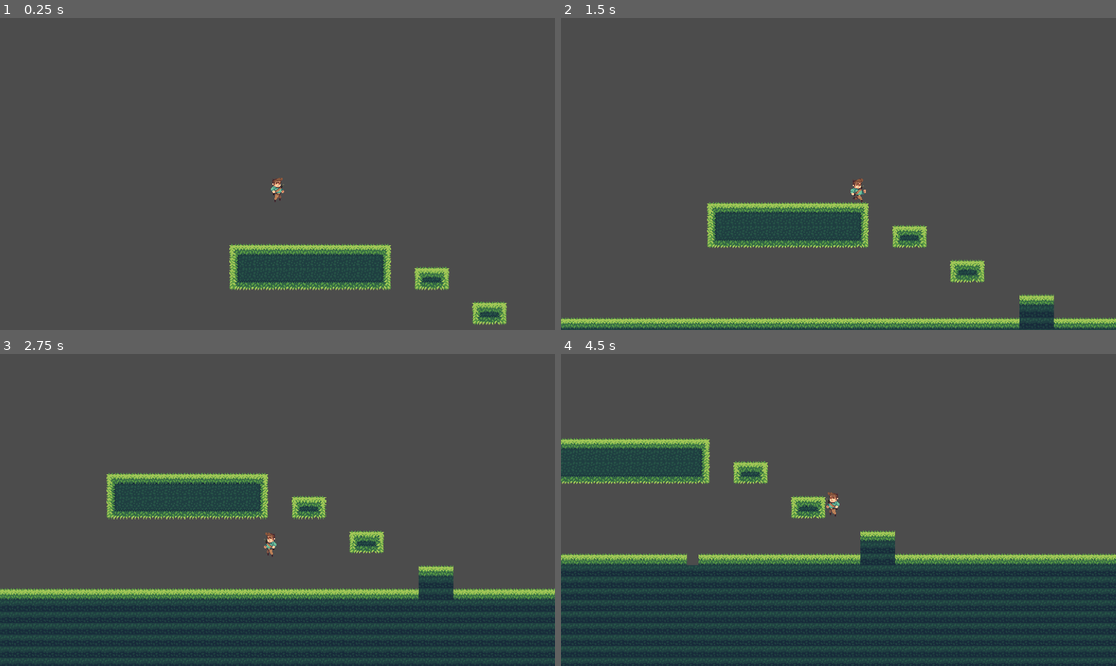
Above: before the commit, frames 1-4 (two rows, left to right).
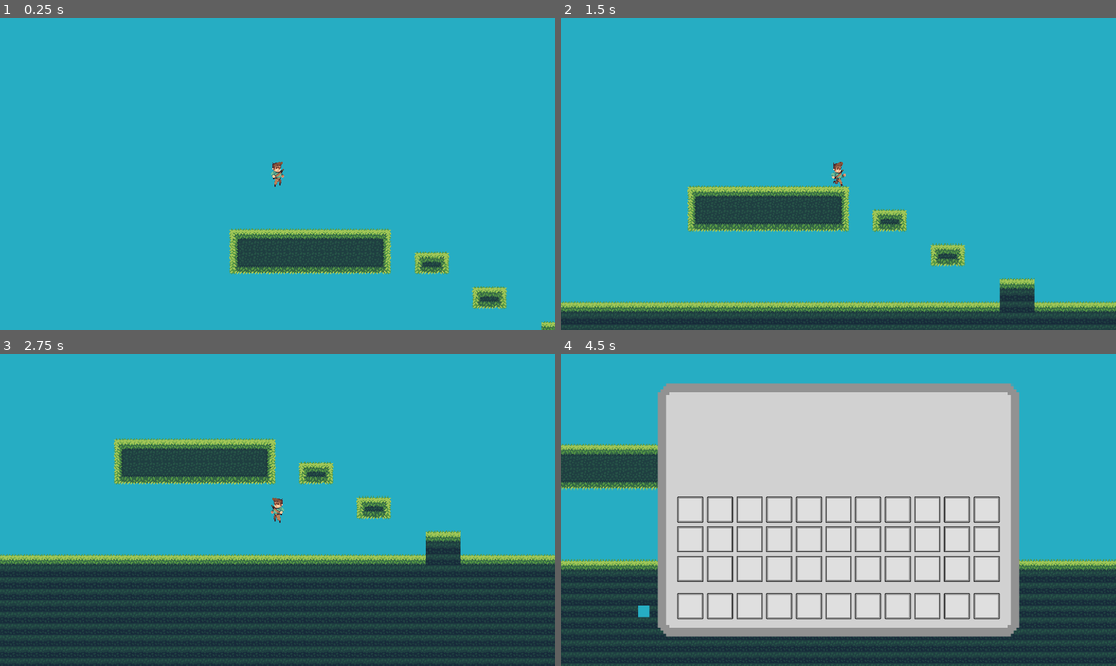
Above: after the commit, the same moments.

Repository: MysteryCoder456/Terons-Crusade
Game: Godot game, scene res://src/scenes/world.tscn
The game is run twice, just before and just after one commit, with the same random seed, the same clock (stepped at 60 frames per second) and the same inputs.
Inputs (mouse positions are in pixels of both pictures, inside the frame that each line leads up to):
- Up to frame 1 (0.25 s): no input
- Up to frame 2 (1.5 s): move the mouse to (960, 158) at 0.52 s; hold D (move_right) from 0.53 s (still down); click (960, 158) at 0.6 s; tap W (jump) at 0.77, 1.07 s; right-click (960, 158) at 0.8 s; move the mouse to (727, 189) at 1.27 s; right-click (727, 189) at 1.35 s; click (727, 189) at 1.42 s
- Up to frame 3 (2.75 s): tap W (jump) at 1.52, 1.55, 1.82, 2.1 s; move the mouse to (333, 441) at 2.02 s; release D (move_right) at 2.03 s; hold A (move_left) from 2.03 s (still down); click (333, 441) at 2.3 s
- Up to frame 4 (4.5 s): move the mouse to (810, 572) at 2.77 s; release A (move_left) at 2.78 s; hold D (move_right) 2.78-4.28 s; click (810, 572) at 2.85 s; tap W (jump) at 3.02, 3.32, 3.77, 3.8, 4.07 s; right-click (810, 572) at 3.05 s; move the mouse to (1005, 556) at 3.52 s; right-click (1005, 556) at 3.6 s; click (1005, 556) at 3.67 s; tap E (open_inventory, bound only after the commit) at 4.15 s; move the mouse to (672, 463) at 4.27 s; hold A (move_left) from 4.28 s (still down); click (672, 463) at 4.35 s

The runs differ from the first frame. In frame 1, 99% of the frame differs, in the area x 0-100%, y 0-100%; in frame 2, 98%; in frame 3, 78%; in frame 4, 85%.

Commit message:
inventory ui functionality and new background color

Diff:
--- a/Terons-Crusade/project.godot
+++ b/Terons-Crusade/project.godot
@@ -56,6 +56,12 @@
 "events": [ Object(InputEventMouseButton,"resource_local_to_scene":false,"resource_name":"","device":0,"alt":false,"shi …(212 unchanged characters)…
  ]
 }
+open_inventory={
+"deadzone": 0.5,
+"events": [ Object(InputEventKey,"resource_local_to_scene":false,"resource_name":"","device":0,"alt":false,"shift":false,"control":false,"meta":false,"command":false,"pressed":false,"scancode":69,"unicode":0,"echo":false,"script":null)
+, Object(InputEventJoypadButton,"resource_local_to_scene":false,"resource_name":"","device":0,"button_index":2,"pressure":0.0,"pressed":false,"script":null)
+ ]
+}
 
 [layer_names]
 
@@ -65,4 +71,5 @@
 
 [rendering]
 
+environment/default_clear_color=Color( 0.152941, 0.682353, 0.768627, 1 )
 environment/default_environment="res://default_env.tres"
--- a/Terons-Crusade/src/actors/Player.tscn
+++ b/Terons-Crusade/src/actors/Player.tscn
@@ -1,7 +1,8 @@
-[gd_scene load_steps=4 format=2]
+[gd_scene load_steps=5 format=2]
 
 [ext_resource path="res://src/spriteframes/player.tres" type="SpriteFrames" id=1]
 [ext_resource path="res://src/scripts/Player.gd" type="Script" id=2]
+[ext_resource path="res://src/ui/Inventory.tscn" type="PackedScene" id=3]
 
 [sub_resource type="RectangleShape2D" id=1]
 extents = Vector2( 10, 16 )
@@ -22,4 +23,6 @@
 [node name="Camera2D" type="Camera2D" parent="."]
 current = true
 zoom = Vector2( 0.4, 0.4 )
-smoothing_enabled = true
+
+[node name="Inventory" parent="." instance=ExtResource( 3 )]
+visible = false
--- a/Terons-Crusade/src/scenes/world.gd
+++ b/Terons-Crusade/src/scenes/world.gd
@@ -1,29 +1,26 @@
 extends Node2D
 
+onready var player = get_node("Player")
 export var gravity: float
-var player: KinematicBody2D
 const DIRECTIONS = [Vector2.DOWN, Vector2.LEFT, Vector2.RIGHT, Vector2.UP]
 
 
-func _ready():
-	player = get_node("Player")
+func _input(event):
+	if !player.inventory_open:
+		var mouse_pos = get_global_mouse_position()
+		var block_id = 2
 
+		if mouse_pos.distance_to(player.global_position) <= player.reach_distance:
+			if Input.is_action_just_pressed("use"):
+				var block_position = $TileMap.world_to_map(mouse_pos)
 
-func _input(event):
-	var mouse_pos = get_global_mouse_position()
-	var block_id = 2
+				if $TileMap.get_cellv(block_position) == $TileMap.INVALID_CELL:
+					if is_block_nearby(block_position):
+						$TileMap.set_cellv(block_position, block_id)
 
-	if mouse_pos.distance_to(player.global_position) <= player.reach_distance:
-		if Input.is_action_just_pressed("use"):
-			var block_position = $TileMap.world_to_map(mouse_pos)
-
-			if $TileMap.get_cellv(block_position) == $TileMap.INVALID_CELL:
-				if is_block_nearby(block_position):
-					$TileMap.set_cellv(block_position, block_id)
-
-		elif Input.is_action_just_pressed("break"):
-			var block_position = $TileMap.world_to_map(mouse_pos)
-			$TileMap.set_cellv(block_position, $TileMap.INVALID_CELL)
+			elif Input.is_action_just_pressed("break"):
+				var block_position = $TileMap.world_to_map(mouse_pos)
+				$TileMap.set_cellv(block_position, $TileMap.INVALID_CELL)
 
 
 func is_block_nearby(block_pos) -> bool:
--- /dev/null
+++ b/Terons-Crusade/src/scripts/Inventory.gd
@@ -0,0 +1,38 @@
+extends Node2D
+
+const Slot = preload("res://src/scripts/Slot.gd")
+var held_item = null
+
+
+func _ready():
+	for slot in $MainInventory.get_children():
+		slot.connect("gui_input", self, "slot_gui_input", [slot])
+
+	for slot in $Hotbar.get_children():
+		slot.connect("gui_input", self, "slot_gui_input", [slot])
+
+func slot_gui_input(event: InputEvent, slot: Slot):
+	if event is InputEventMouseButton:
+		if event.button_index == BUTTON_LEFT and event.pressed:
+			if held_item:
+				if !slot.item:
+					held_item.position = Vector2(7.2, 7.2)
+					slot.place_item(held_item)
+					held_item = null
+				else:
+					var temp_item = slot.item
+					slot.pick_item()
+					held_item.position = Vector2(7.2, 7.2)
+					slot.place_item(held_item)
+					held_item = temp_item
+					held_item.global_position = get_global_mouse_position()
+			else:
+				if slot.item:
+					held_item = slot.item
+					held_item.global_position = get_global_mouse_position()
+					slot.pick_item()
+
+
+func _physics_process(delta):
+	if held_item:
+		held_item.global_position = get_global_mouse_position()
--- a/Terons-Crusade/src/scripts/Player.gd
+++ b/Terons-Crusade/src/scripts/Player.gd
@@ -1,14 +1,21 @@
 extends KinematicBody2D
 
-var gravity: float
+onready var gravity = get_tree().get_root().get_node("world").gravity
 var velocity: Vector2
+var inventory_open = false
 export var speed: Vector2
 export var reach_distance: float
 
 
 func _ready():
 	$AnimatedSprite.playing = true
-	gravity = get_tree().get_root().get_node("world").gravity
+	$Inventory.visible = false
+
+
+func _input(event):
+	if Input.is_action_just_pressed("open_inventory"):
+		$Inventory.visible = !inventory_open
+		inventory_open = $Inventory.visible
 
 
 func _physics_process(delta):
@@ -19,9 +26,11 @@
 
 func get_movement_velocity():
 	var movement_vector = velocity
-	movement_vector.x = (Input.get_action_strength("move_right") - Input.get_action_strength("move_left")) * speed.x
 
-	if Input.is_action_just_pressed("jump") and is_on_floor():
+	if !inventory_open:
+		movement_vector.x = (Input.get_action_strength("move_right") - Input.get_action_strength("move_left")) * speed.x
+
+	if Input.is_action_just_pressed("jump") and is_on_floor() and !inventory_open:
 		movement_vector.y = -speed.y
 	else:
 		movement_vector.y += gravity * get_physics_process_delta_time()
--- a/Terons-Crusade/src/scripts/Slot.gd
+++ b/Terons-Crusade/src/scripts/Slot.gd
@@ -1,11 +1,18 @@
 extends Panel
 
-var item_scene = preload("res://src/ui/Item.tscn")
-var item
+const item_scene = preload("res://src/ui/Item.tscn")
+var item = null
 
 
-func _ready():
-	if randi() % 2 > 0.5:
-		item = item_scene.instance()
-		item.texture = load("res://assets/items/sword.png")
-		add_child(item)
+func pick_item():
+	remove_child(item)
+	var inventory_node = find_parent("Inventory")
+	inventory_node.add_child(item)
+	item = null
+
+
+func place_item(new_item):
+	item = new_item
+	var inventory_node = find_parent("Inventory")
+	inventory_node.remove_child(item)
+	add_child(item)
--- a/Terons-Crusade/src/ui/Inventory.tscn
+++ b/Terons-Crusade/src/ui/Inventory.tscn
@@ -1,8 +1,9 @@
-[gd_scene load_steps=6 format=2]
+[gd_scene load_steps=7 format=2]
 
 [ext_resource path="res://assets/ui/inventory_bg.png" type="Texture" id=1]
 [ext_resource path="res://assets/ui/inventory_slot.png" type="Texture" id=2]
 [ext_resource path="res://src/scripts/Slot.gd" type="Script" id=3]
+[ext_resource path="res://src/scripts/Inventory.gd" type="Script" id=4]
 
 [sub_resource type="StyleBoxTexture" id=1]
 texture = ExtResource( 2 )
@@ -12,21 +13,19 @@
 texture = ExtResource( 2 )
 region_rect = Rect2( 0, 0, 72, 72 )
 
-[node name="Inventory" type="Control"]
-anchor_right = 1.0
-anchor_bottom = 1.0
-__meta__ = {
-"_edit_use_anchors_": false
-}
+[node name="Inventory" type="Node2D"]
+scale = Vector2( 0.5, 0.5 )
+z_index = 1
+script = ExtResource( 4 )
 
 [node name="Background" type="TextureRect" parent="."]
 anchor_left = 0.5
 anchor_top = 0.5
 anchor_right = 0.5
 anchor_bottom = 0.5
-margin_left = -501.0
+margin_left = -500.0
 margin_top = -350.0
-margin_right = 499.0
+margin_right = 500.0
 margin_bottom = 350.0
 grow_horizontal = 2
 grow_vertical = 2
@@ -37,11 +36,15 @@
 "_edit_use_anchors_": false
 }
 
-[node name="Main Inventory" type="GridContainer" parent="."]
-margin_left = 513.0
-margin_top = 500.0
-margin_right = 1405.0
-margin_bottom = 740.0
+[node name="MainInventory" type="GridContainer" parent="."]
+anchor_left = 0.5
+anchor_top = 0.5
+anchor_right = 0.5
+anchor_bottom = 0.5
+margin_left = -446.0
+margin_top = -37.0
+margin_right = 446.0
+margin_bottom = 203.0
 rect_min_size = Vector2( 892, 240 )
 custom_constants/vseparation = 10
 custom_constants/hseparation = 10
@@ -50,14 +53,14 @@
 "_edit_use_anchors_": false
 }
 
-[node name="Slot1" type="Panel" parent="Main Inventory"]
+[node name="Slot1" type="Panel" parent="MainInventory"]
 margin_right = 72.0
 margin_bottom = 72.0
 rect_min_size = Vector2( 72, 72 )
 custom_styles/panel = SubResource( 1 )
 script = ExtResource( 3 )
 
-[node name="Slot2" type="Panel" parent="Main Inventory"]
+[node name="Slot2" type="Panel" parent="MainInventory"]
 margin_left = 82.0
 margin_right = 154.0
 margin_bottom = 72.0
@@ -65,7 +68,7 @@
 custom_styles/panel = SubResource( 1 )
 script = ExtResource( 3 )
 
-[node name="Slot3" type="Panel" parent="Main Inventory"]
+[node name="Slot3" type="Panel" parent="MainInventory"]
 margin_left = 164.0
 margin_right = 236.0
 margin_bottom = 72.0
@@ -73,7 +76,7 @@
 custom_styles/panel = SubResource( 1 )
 script = ExtResource( 3 )
 
-[node name="Slot4" type="Panel" parent="Main Inventory"]
+[node name="Slot4" type="Panel" parent="MainInventory"]
 margin_left = 246.0
 margin_right = 318.0
 margin_bottom = 72.0
@@ -81,7 +84,7 @@
 custom_styles/panel = SubResource( 1 )
 script = ExtResource( 3 )
 
-[node name="Slot5" type="Panel" parent="Main Inventory"]
+[node name="Slot5" type="Panel" parent="MainInventory"]
 margin_left = 328.0
 margin_right = 400.0
 margin_bottom = 72.0
@@ -89,7 +92,7 @@
 custom_styles/panel = SubResource( 1 )
 script = ExtResource( 3 )
 
-[node name="Slot6" type="Panel" parent="Main Inventory"]
+[node name="Slot6" type="Panel" parent="MainInventory"]
 margin_left = 410.0
 margin_right = 482.0
 margin_bottom = 72.0
@@ -97,7 +100,7 @@
 custom_styles/panel = SubResource( 1 )
 script = ExtResource( 3 )
 
-[node name="Slot7" type="Panel" parent="Main Inventory"]
+[node name="Slot7" type="Panel" parent="MainInventory"]
 margin_left = 492.0
 margin_right = 564.0
 margin_bottom = 72.0
@@ -105,7 +108,7 @@
 custom_styles/panel = SubResource( 1 )
 script = ExtResource( 3 )
 
-[node name="Slot8" type="Panel" parent="Main Inventory"]
+[node name="Slot8" type="Panel" parent="MainInventory"]
 margin_left = 574.0
 margin_right = 646.0
 margin_bottom = 72.0
@@ -113,7 +116,7 @@
 custom_styles/panel = SubResource( 1 )
 script = ExtResource( 3 )
 
-[node name="Slot9" type="Panel" parent="Main Inventory"]
+[node name="Slot9" type="Panel" parent="MainInventory"]
 margin_left = 656.0
 margin_right = 728.0
 margin_bottom = 72.0
@@ -121,7 +124,7 @@
 custom_styles/panel = SubResource( 1 )
 script = ExtResource( 3 )
 
-[node name="Slot10" type="Panel" parent="Main Inventory"]
+[node name="Slot10" type="Panel" parent="MainInventory"]
 margin_left = 738.0
 margin_right = 810.0
 margin_bottom = 72.0
@@ -129,7 +132,7 @@
 custom_styles/panel = SubResource( 1 )
 script = ExtResource( 3 )
 
-[node name="Slot11" type="Panel" parent="Main Inventory"]
+[node name="Slot11" type="Panel" parent="MainInventory"]
 margin_left = 820.0
 margin_right = 892.0
 margin_bottom = 72.0
@@ -137,7 +140,7 @@
 custom_styles/panel = SubResource( 1 )
 script = ExtResource( 3 )
 
-[node name="Slot12" type="Panel" parent="Main Inventory"]
+[node name="Slot12" type="Panel" parent="MainInventory"]
 margin_top = 82.0
 margin_right = 72.0
 margin_bottom = 154.0
@@ -145,7 +148,7 @@
 custom_styles/panel = SubResource( 1 )
 script = ExtResource( 3 )
 
-[node name="Slot13" type="Panel" parent="Main Inventory"]
+[node name="Slot13" type="Panel" parent="MainInventory"]
 margin_left = 82.0
 margin_top = 82.0
 margin_right = 154.0
@@ -154,7 +157,7 @@
 custom_styles/panel = SubResource( 1 )
 script = ExtResource( 3 )
 
-[node name="Slot14" type="Panel" parent="Main Inventory"]
+[node name="Slot14" type="Panel" parent="MainInventory"]
 margin_left = 164.0
 margin_top = 82.0
 margin_right = 236.0
@@ -163,7 +166,7 @@
 custom_styles/panel = SubResource( 1 )
 script = ExtResource( 3 )
 
-[node name="Slot15" type="Panel" parent="Main Inventory"]
+[node name="Slot15" type="Panel" parent="MainInventory"]
 margin_left = 246.0
 margin_top = 82.0
 margin_right = 318.0
@@ -172,7 +175,7 @@
 custom_styles/panel = SubResource( 1 )
 script = ExtResource( 3 )
 
-[node name="Slot16" type="Panel" parent="Main Inventory"]
+[node name="Slot16" type="Panel" parent="MainInventory"]
 margin_left = 328.0
 margin_top = 82.0
 margin_right = 400.0
@@ -181,7 +184,7 @@
 custom_styles/panel = SubResource( 1 )
 script = ExtResource( 3 )
 
-[node name="Slot17" type="Panel" parent="Main Inventory"]
+[node name="Slot17" type="Panel" parent="MainInventory"]
 margin_left = 410.0
 margin_top = 82.0
 margin_right = 482.0
@@ -190,7 +193,7 @@
 custom_styles/panel = SubResource( 1 )
 script = ExtResource( 3 )
 
-[node name="Slot18" type="Panel" parent="Main Inventory"]
+[node name="Slot18" type="Panel" parent="MainInventory"]
 margin_left = 492.0
 margin_top = 82.0
 margin_right = 564.0
@@ -199,7 +202,7 @@
 custom_styles/panel = SubResource( 1 )
 script = ExtResource( 3 )
 
-[node name="Slot19" type="Panel" parent="Main Inventory"]
+[node name="Slot19" type="Panel" parent="MainInventory"]
 margin_left = 574.0
 margin_top = 82.0
 margin_right = 646.0
@@ -208,7 +211,7 @@
 custom_styles/panel = SubResource( 1 )
 script = ExtResource( 3 )
 
-[node name="Slot20" type="Panel" parent="Main Inventory"]
+[node name="Slot20" type="Panel" parent="MainInventory"]
 margin_left = 656.0
 margin_top = 82.0
 margin_right = 728.0
@@ -217,7 +220,7 @@
 custom_styles/panel = SubResource( 1 )
 script = ExtResource( 3 )
 
-[node name="Slot21" type="Panel" parent="Main Inventory"]
+[node name="Slot21" type="Panel" parent="MainInventory"]
 margin_left = 738.0
 margin_top = 82.0
 margin_right = 810.0
@@ -226,7 +229,7 @@
 custom_styles/panel = SubResource( 1 )
 script = ExtResource( 3 )
 
-[node name="Slot22" type="Panel" parent="Main Inventory"]
+[node name="Slot22" type="Panel" parent="MainInventory"]
 margin_left = 820.0
 margin_top = 82.0
 margin_right = 892.0
@@ -235,7 +238,7 @@
 custom_styles/panel = SubResource( 1 )
 script = ExtResource( 3 )
 
-[node name="Slot23" type="Panel" parent="Main Inventory"]
+[node name="Slot23" type="Panel" parent="MainInventory"]
 margin_top = 164.0
 margin_right = 72.0
 margin_bottom = 236.0
@@ -243,7 +246,7 @@
 custom_styles/panel = SubResource( 1 )
 script = ExtResource( 3 )
 
-[node name="Slot24" type="Panel" parent="Main Inventory"]
+[node name="Slot24" type="Panel" parent="MainInventory"]
 margin_left = 82.0
 margin_top = 164.0
 margin_right = 154.0
@@ -252,7 +255,7 @@
 custom_styles/panel = SubResource( 1 )
 script = ExtResource( 3 )
 
-[node name="Slot25" type="Panel" parent="Main Inventory"]
+[node name="Slot25" type="Panel" parent="MainInventory"]
 margin_left = 164.0
 margin_top = 164.0
 margin_right = 236.0
@@ -261,7 +264,7 @@
 custom_styles/panel = SubResource( 1 )
 script = ExtResource( 3 )
 
-[node name="Slot26" type="Panel" parent="Main Inventory"]
+[node name="Slot26" type="Panel" parent="MainInventory"]
 margin_left = 246.0
 margin_top = 164.0
 margin_right = 318.0
@@ -270,7 +273,7 @@
 custom_styles/panel = SubResource( 1 )
 script = ExtResource( 3 )
 
-[node name="Slot27" type="Panel" parent="Main Inventory"]
+[node name="Slot27" type="Panel" parent="MainInventory"]
 margin_left = 328.0
 margin_top = 164.0
 margin_right = 400.0
@@ -279,7 +282,7 @@
 custom_styles/panel = SubResource( 1 )
 script = ExtResource( 3 )
 
-[node name="Slot28" type="Panel" parent="Main Inventory"]
+[node name="Slot28" type="Panel" parent="MainInventory"]
 margin_left = 410.0
 margin_top = 164.0
 margin_right = 482.0
@@ -288,7 +291,7 @@
 custom_styles/panel = SubResource( 1 )
 script = ExtResource( 3 )
 
-[node name="Slot29" type="Panel" parent="Main Inventory"]
+[node name="Slot29" type="Panel" parent="MainInventory"]
 margin_left = 492.0
 margin_top = 164.0
 margin_right = 564.0
@@ -297,7 +300,7 @@
 custom_styles/panel = SubResource( 1 )
 script = ExtResource( 3 )
 
-[node name="Slot30" type="Panel" parent="Main Inventory"]
+[node name="Slot30" type="Panel" parent="MainInventory"]
 margin_left = 574.0
 margin_top = 164.0
 margin_right = 646.0
@@ -306,7 +309,7 @@
 custom_styles/panel = SubResource( 1 )
 script = ExtResource( 3 )
 
-[node name="Slot31" type="Panel" parent="Main Inventory"]
+[node name="Slot31" type="Panel" parent="MainInventory"]
 margin_left = 656.0
 margin_top = 164.0
 margin_right = 728.0
@@ -315,7 +318,7 @@
 custom_styles/panel = SubResource( 1 )
 script = ExtResource( 3 )
 
-[node name="Slot32" type="Panel" parent="Main Inventory"]
+[node name="Slot32" type="Panel" parent="MainInventory"]
 margin_left = 738.0
 margin_top = 164.0
 margin_right = 810.0
@@ -324,7 +327,7 @@
 custom_styles/panel = SubResource( 1 )
 script = ExtResource( 3 )
 
-[node name="Slot33" type="Panel" parent="Main Inventory"]
+[node name="Slot33" type="Panel" parent="MainInventory"]
 margin_left = 820.0
 margin_top = 164.0
 margin_right = 892.0
@@ -334,10 +337,14 @@
 script = ExtResource( 3 )
 
 [node name="Hotbar" type="GridContainer" parent="."]
-margin_left = 513.0
-margin_top = 775.0
-margin_right = 1405.0
-margin_bottom = 847.0
+anchor_left = 0.5
+anchor_top = 0.5
+anchor_right = 0.5
+anchor_bottom = 0.5
+margin_left = -446.0
+margin_top = 230.0
+margin_right = 446.0
+margin_bottom = 302.0
 rect_min_size = Vector2( 892, 72 )
 custom_constants/vseparation = 10
 custom_constants/hseparation = 10
--- a/Terons-Crusade/src/ui/Item.tscn
+++ b/Terons-Crusade/src/ui/Item.tscn
@@ -6,11 +6,13 @@
 [node name="Item" type="Node2D"]
 position = Vector2( 7.2, 7.2 )
 scale = Vector2( 0.8, 0.8 )
+z_index = 2
 script = ExtResource( 2 )
 
 [node name="TextureRect" type="TextureRect" parent="."]
 margin_right = 40.0
 margin_bottom = 40.0
+mouse_filter = 2
 texture = ExtResource( 1 )
 __meta__ = {
 "_edit_use_anchors_": false
